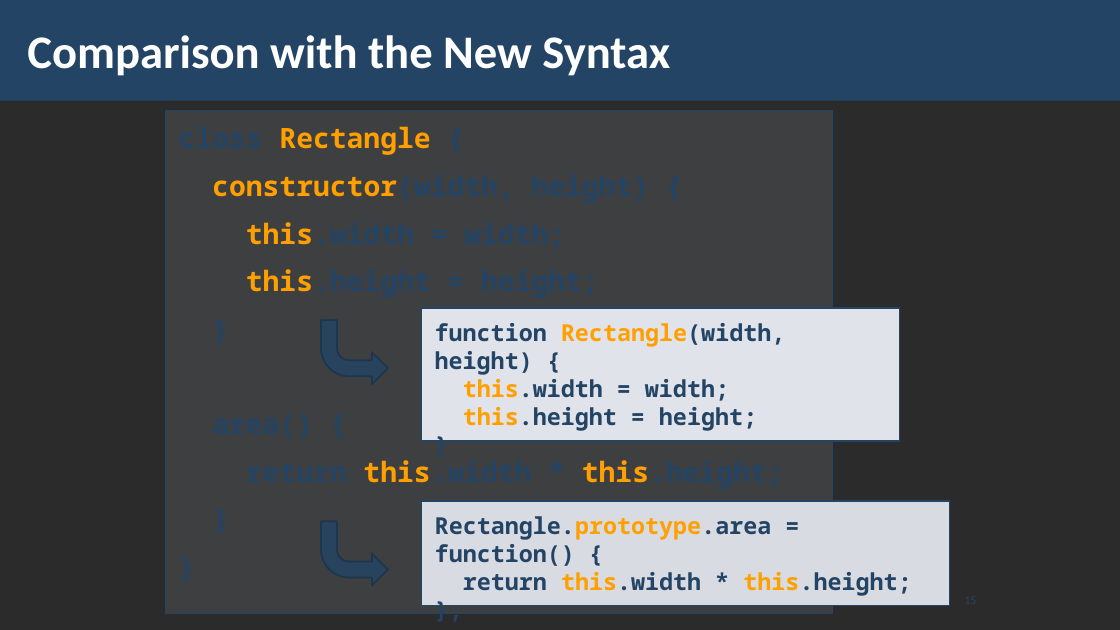
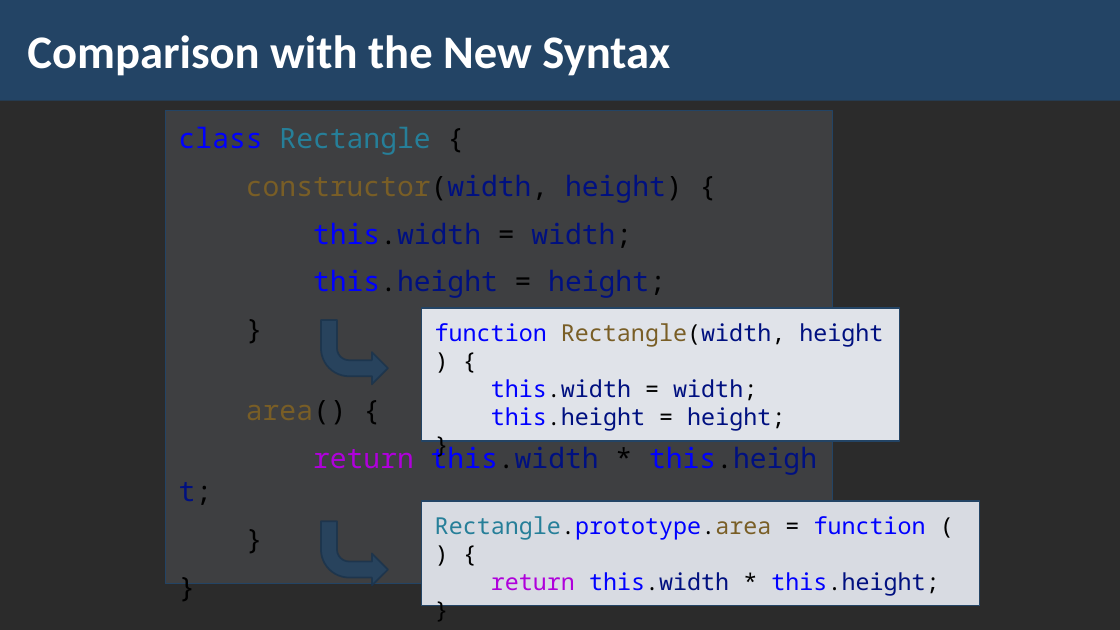
Before and after one commit to ErayErol/Software-University-Courses, a slide deck: slide 15 of JS Advanced - 2019.09.16/07. Classes/LAB/JS-Advanced-JS-Classes.pptx. Drawn at 1120x630 pixels with LibreOffice and Linux fonts; fonts in the diff are those of the drawing; background and template pictures are left out; a plain dark background stands for a picture behind light text. Boxes give left, top, right and bottom in pixels: in the first picture for what was removed or moved away, otherwise in the second. Text is boxed around its words. In the diff, an @@ line names an element or a change of style, - is before the commit and + after.

```diff
--- a/JS Advanced - 2019.09.16/07. Classes/LAB/JS-Advanced-JS-Classes.pptx
+++ b/JS Advanced - 2019.09.16/07. Classes/LAB/JS-Advanced-JS-Classes.pptx
@@ rectangle "class Rectangle {": place and size @@
-rectangle "class Rectangle {" at <box>166,111,833,613</box>
+rectangle "class Rectangle {" at <box>166,111,833,583</box>
@@ rectangle "class Rectangle {" at <box>166,111,833,583</box>: text colour #234465 to #0000FF in "class"; text colour #FFA000 to #267F99 in "Rectangle"; text colour #234465 to #000000 in "{", "constructor(width, height) {", "this.width = width;", "this.height = height;" and 5 more places; bold off; text colour #FFA000 to #795E26 in "constructor(width,"; text colour #234465 to #001080 in "constructor(width, height)", "this.width width;", "this.height height;", "this.width this.height;"; text colour #FFA000 to #0000FF in "this.width", "this.height", "this.width this.height;"; text colour #234465 to #795E26 in "area()"; text colour #234465 to #AF00DB in "return" @@
@@ text in rectangle at <box>435,323,883,431</box>: text changed; text colour #234465 to #001080; bold off @@
-function Rectangle(width, height) {
-this.width = width;
-this.height = height;
-}
+function Rectangle(width, height) {
+this.width = width;
+this.height = height;
+}
@@ rectangle "Rectangle.prototype.area = function () {": place and size @@
-rectangle "Rectangle.prototype.area = function () {" at <box>422,502,949,607</box>
+rectangle "Rectangle.prototype.area = function () {" at <box>422,502,980,607</box>
@@ text in rectangle at <box>435,516,939,596</box>: text changed; text colour #234465 to #0000FF; bold off @@
-Rectangle.prototype.area = function() {
-return this.width * this.height;
-},
+Rectangle.prototype.area = function () {
+return this.width * this.height;
+}
```
Also in this commit, not shown: 22 other slides changed, 3 slides removed, 8 other files.
